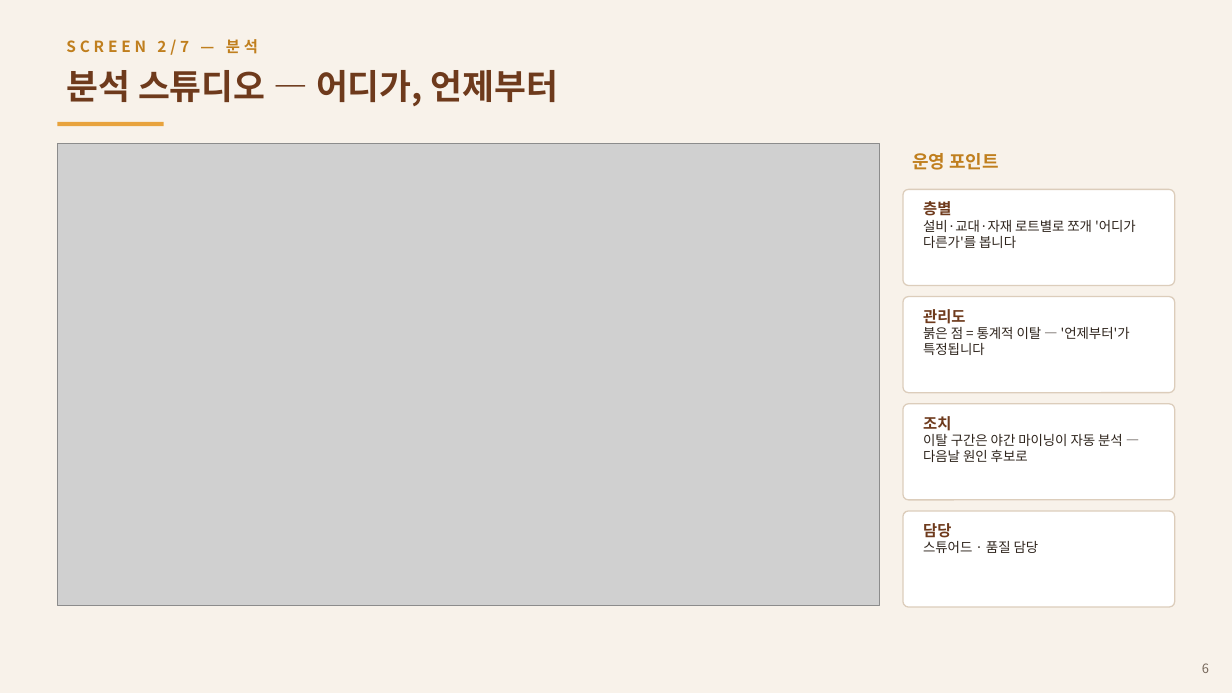
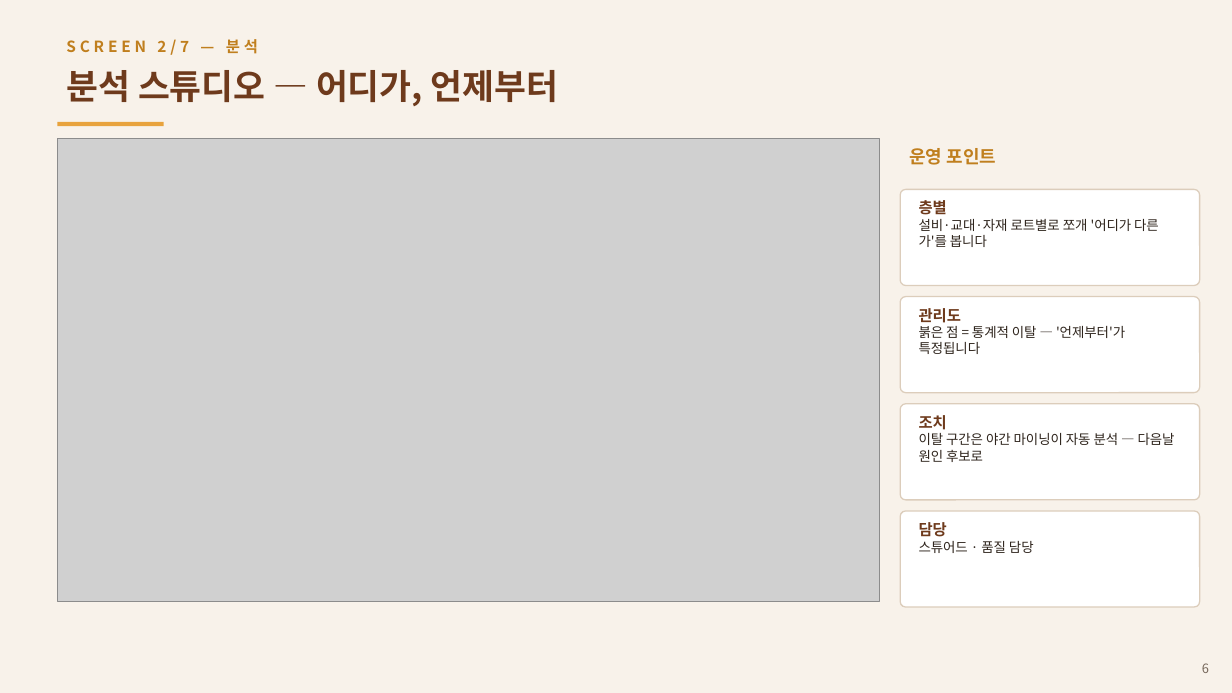
Before and after one commit to asclhg-web/thirdbrain-web, a slide deck: slide 6 of docs/presentations/BakeryT_Operations_Manual.pptx. Drawn at 1232x693 pixels with LibreOffice and Linux fonts; fonts in the diff are those of the drawing; grey boxes stand for pictures. Boxes give left, top, right and bottom in pixels: in the first picture for what was removed or moved away, otherwise in the second. Text is boxed around its words. In the diff, an @@ line names an element or a change of style, - is before the commit and + after.

```diff
--- a/docs/presentations/BakeryT_Operations_Manual.pptx
+++ b/docs/presentations/BakeryT_Operations_Manual.pptx
@@ picture: place and size @@
-picture at bbox=[57, 143, 880, 606]
+picture at bbox=[57, 139, 880, 602]
@@ text "운영 포인트": place and size @@
-text "운영 포인트" at bbox=[912, 153, 999, 170]
+text "운영 포인트" at bbox=[909, 148, 996, 165]
@@ rounded rectangle: place and size @@
-rounded rectangle at bbox=[903, 189, 1175, 286]
+rounded rectangle at bbox=[900, 189, 1200, 286]
@@ text "층별 설비·교대·자재 로트별로 쪼개 '어디가 ..." rewrapped from bbox=[923, 201, 1136, 248] to bbox=[919, 200, 1159, 247] @@
@@ rounded rectangle: place and size @@
-rounded rectangle at bbox=[903, 297, 1175, 393]
+rounded rectangle at bbox=[900, 297, 1200, 393]
@@ text "관리도 붉은 점 = 통계적 ...": place and size @@
-text "관리도 붉은 점 = 통계적 ..." at bbox=[923, 309, 1130, 355]
+text "관리도 붉은 점 = 통계적 ..." at bbox=[919, 308, 1125, 354]
@@ rounded rectangle: place and size @@
-rounded rectangle at bbox=[903, 404, 1175, 500]
+rounded rectangle at bbox=[900, 404, 1200, 500]
@@ text "조치 이탈 구간은 야간 마이닝이 ..." rewrapped from bbox=[923, 416, 1123, 462] to bbox=[919, 415, 1175, 462] @@
@@ rounded rectangle: place and size @@
-rounded rectangle at bbox=[903, 511, 1175, 607]
+rounded rectangle at bbox=[900, 511, 1200, 607]
@@ text "담당 스튜어드 · 품질 담당": place and size @@
-text "담당 스튜어드 · 품질 담당" at bbox=[923, 523, 1039, 553]
+text "담당 스튜어드 · 품질 담당" at bbox=[919, 522, 1034, 553]
```
Also in this commit, not shown: 6 other slides changed.
